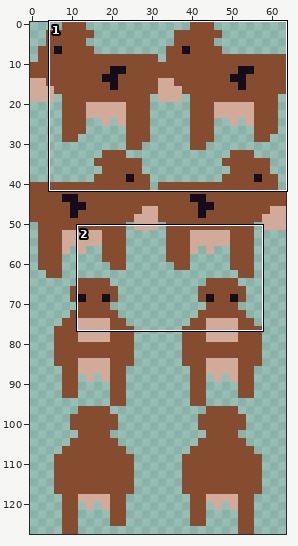
File history of a sprite sheet, resrc/Cow.png. The picture above shows the old version from afar; the outline marks the close-up.
Close-up. Old version:
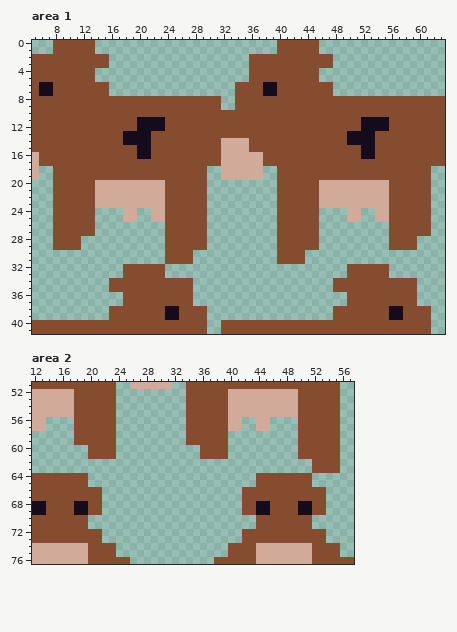
The file is 64x128 pixels. Shown: area 1: x 5..63, y 0..41; area 2: x 12..57, y 51..76. The commit also changed other parts of the picture, which this record leaves out.
The result:
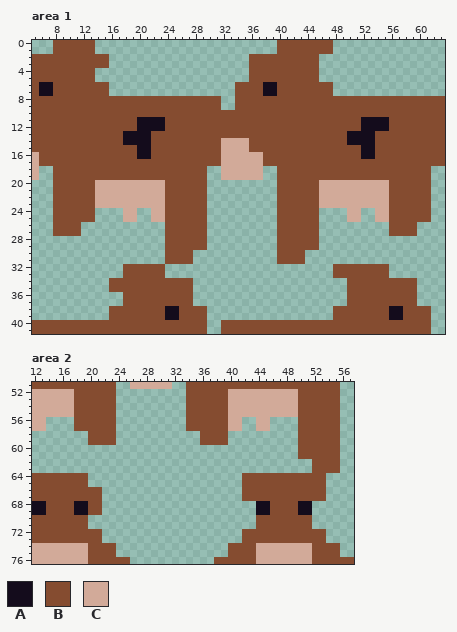
Palette (. is transparent): A #140c1c  B #854c30  C #d2aa99
Difference:
Area 1:
The author put colour B in rows 0 to 1 at x 46 to 47; in rows 32 to 33 at x 48 to 49.
Colour B is gone in rows 2 to 3 at x 46 to 47; in rows 26 to 27 at x 12 to 13 and 60 to 61; in rows 28 to 29 at x 8 to 11 and 56 to 59; in rows 34 to 35 at x 48 to 49.
Area 2:
The author put colour B in rows 64 to 65 at x 42 to 43 and 52 to 53.
Colour B is gone in rows 58 to 59 at x 18 to 19 and 34 to 35; in rows 60 to 61 at x 20 to 23 and 36 to 39; in rows 68 to 69 at x 42 to 43 and 52 to 53.
